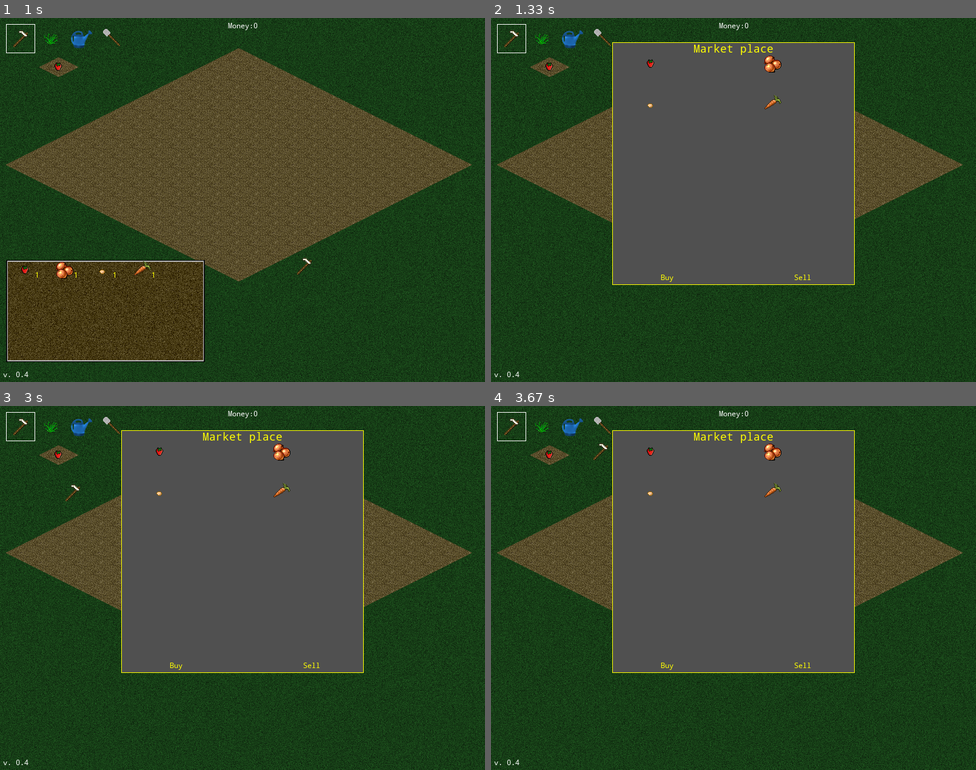
Above: before the commit, frames 1-4 (two rows, left to right).
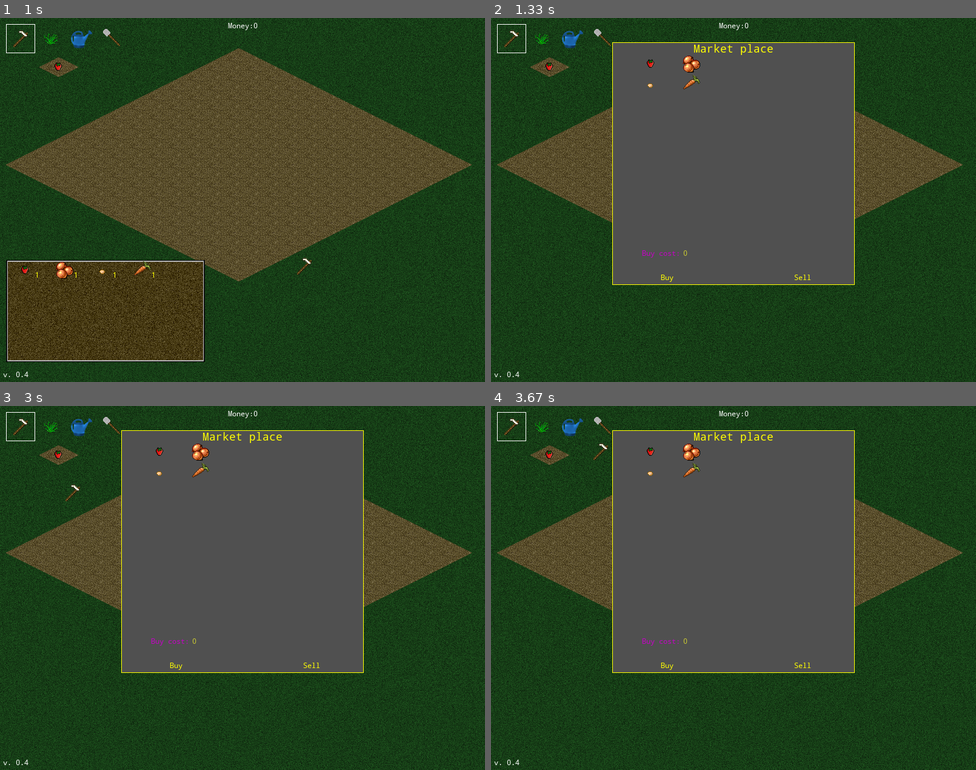
Above: after the commit, the same moments.

Repository: orneo1212/PythonFarmGame
Game: pygame game, started from pyFarmGame.py
Two runs of this game, one before a commit and one after it. Both use one fixed random seed, a clock stepped at 60 frames per second and the inputs below. The source is Python 2; it was converted automatically to run under Python 3.
Inputs (mouse positions are in pixels of both pictures, inside the frame that each line leads up to):
- Up to frame 1 (1 s): click (242, 200) at 0.38 s; click (291, 280) at 0.72 s
- Up to frame 2 (1.33 s): tap S at 1 s
- Up to frame 3 (3 s): click "Money:0" at 1.38 s; click (218, 682) at 1.72 s; click (227, 526) at 2.05 s; click (368, 555) at 2.38 s; click (58, 507) at 2.72 s
- Up to frame 4 (3.67 s): click (835, 522) at 3.05 s; click (588, 464) at 3.38 s

Frame 1 is identical in both runs. In frame 2, 0.4% of the frame differs, in the area x 31-60%, y 10-66%; in frame 3, 0.4%; in frame 4, 0.4%.

Commit message:
message label, cost label and costvalue label for market

Diff:
--- a/farmlib/marketwindow.py
+++ b/farmlib/marketwindow.py
@@ -15,21 +15,43 @@
         self.player = player
         self.imgloader = imgloader
         Window.__init__(self, size, (200, 40))
-        titlelabel = Label(
-                           "Market place",
-                           (200, 0),
-                            size = 18,
-                            color = (255, 255, 0),
-                            align = "center")
+
+        #items offset for gui buttons
+        self.itemsoffset = [32, 20]
+
+        #Create gui
+        self.create_gui()
+
+
+        #hide market at load
+        self.hide()
+
+    def create_gui(self):
+        #Title
+        titlelabel = Label("Market place", (200, 0), size = 18,
+                           color = (255, 255, 0), align = "center")
         self.addwidget(titlelabel)
-
+        #Costlabel
+        costlabel = Label("Buy cost:", (80, 340), size = 12,
+                           color = (200, 0, 200), align = "center")
+        self.addwidget(costlabel)
+        #Cost value
+        self.costvalue = Label("0", (120, 340), size = 12,
+                           color = (200, 200, 50), align = "center")
+        self.addwidget(self.costvalue)
+        #Message
+        self.message = Label("", (10, 360), size = 12,
+                           color = (255, 0, 255), align = "center")
+        self.addwidget(self.message)
         #Add images for seeds in market
         posx, posy = [0, 0]
-        offset = [32, 20]
+        columns = (self.width / 64)
+        rows = (self.height / 32)
         for seeddef in seeds:
-            img = imgloader['seed' + str(seeddef['id'])]
-            px = self.width / 2 * posx + offset[0]
-            py = self.height / 6 * posy + offset[1]
+            #add seed image widget
+            img = self.imgloader['seed' + str(seeddef['id'])]
+            px = self.width / columns * posx + self.itemsoffset[0]
+            py = self.height / rows * posy + self.itemsoffset[1]
             image = Image(img, (px, py))
             self.addwidget(image)
             posx += 1
@@ -43,12 +65,12 @@
         self.addwidget(self.sellbutton)
         self.buybutton.connect("clicked", self.on_buy_clicked)
         self.sellbutton.connect("clicked", self.on_sell_clicked)
-        #hide market at load
-        self.hide()
 
     def on_buy_clicked(self, widget, **data):
         self.player.money -= 5
         self.player.add_item(0)
+        self.message.settext("You bought carrot")
 
     def on_sell_clicked(self, widget, **data):
         self.player.money += 5
+        self.message.settext("You sold carrot")
